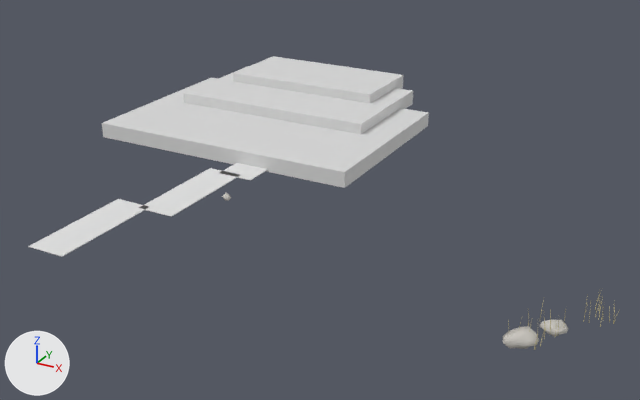
The glTF model models/epilogue/p0_m3.glb as it was, and as the next commit left it.
Both versions are drawn from a 50 mm camera at (43.9, 36.6, 28.4) aimed at (11.1, 96.2, -1.4). The lights are fixed; the arrows at lower left show +X, +Y and +Z. The picture after the commit comes second. Vertices at exactly the same position are counted once.

Script lines for the objects in view, before the commit:
```python
mat_epilogue__grass_002 = principled_material('epilogue__grass.002')
mat_epilogue__grass_002.base_color = (0.7, 0.7, 0.7)  # light grey #dadada
mat_epilogue__grass_002.roughness = 0.7
me_p0_m3 = bpy.data.meshes.new('p0_m3')
me_p0_m3.from_pydata(...)  # 483 vertices, 785 faces; spans x -13.0..37.4, y 76.2..120.0, z -0.5..3.1
# faces by material slot: [132, 36, 240, 377]
me_p0_m3.materials.append(mat_epilogue__path_004)  # light grey #e3e3e3
me_p0_m3.materials.append(mat_epilogue__grass_002)  # light grey #dadada
me_p0_m3.materials.append(mat_epilogue__rock_004)  # light grey #c6c3bc
me_p0_m3.materials.append(mat_epilogue__reed_001)  # beige #c6bc8f
ob_p0_m3 = bpy.data.objects.new('p0_m3', me_p0_m3)
ob_p0_m3.location = (0.0, 0.0, 0.0)
```
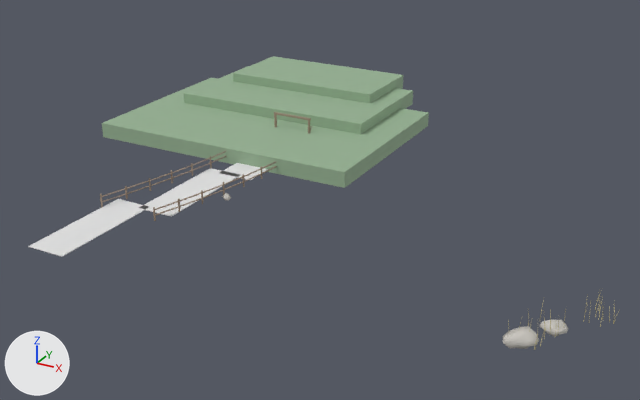
Location of each change, [x1, y1, x2, y2] in pixels of the pictures (640 x 400 px):
'p0_m3', recoloured, reshaped (darker)
    both: [28, 56, 620, 350]
part 1 of me_p0_m3, added
    after: [274, 113, 277, 127]
part 2 of me_p0_m3, added
    after: [102, 112, 312, 216]

The change in detail:
Material 'epilogue__grass.002' (mat_epilogue__grass_002) changes colour from light grey #dadada to greyish green #96b192; in linear values from (0.7, 0.7, 0.7) to (0.304, 0.442, 0.289).
Material 'epilogue__bark.003' (mat_epilogue__bark_003) is new.
Its base color is (0.334, 0.249, 0.178) (brown #9c8975).
Its roughness is 0.7.
me_p0_m3 is used by ob_p0_m3; location (0.0, 0.0, 0.0).
me_p0_m3 had 483 vertices, 785 faces and spanned x -13.0..37.4, y 76.2..120.0, z -0.5..3.1.
me_p0_m3 now has 1299 vertices, 1933 faces and spans x -13.0..37.4, y 76.2..120.0, z -0.5..3.1.
me_p0_m3 part 1: a new loose piece, a 10-sided cylinder along z spanning x 1.98..2.2, y 103.88..104.12, z 0.0..2.6, in mat_epilogue__bark_003 (brown #9c8975).
me_p0_m3 part 2: 480 vertices added at x -1.7..6.6, y 84.0..105.6, z 0.2..2.6.
Other edits to the shape of me_p0_m3 do not show in these pictures.
me_p0_m3 gains material mat_epilogue__bark_003 (brown #9c8975).
